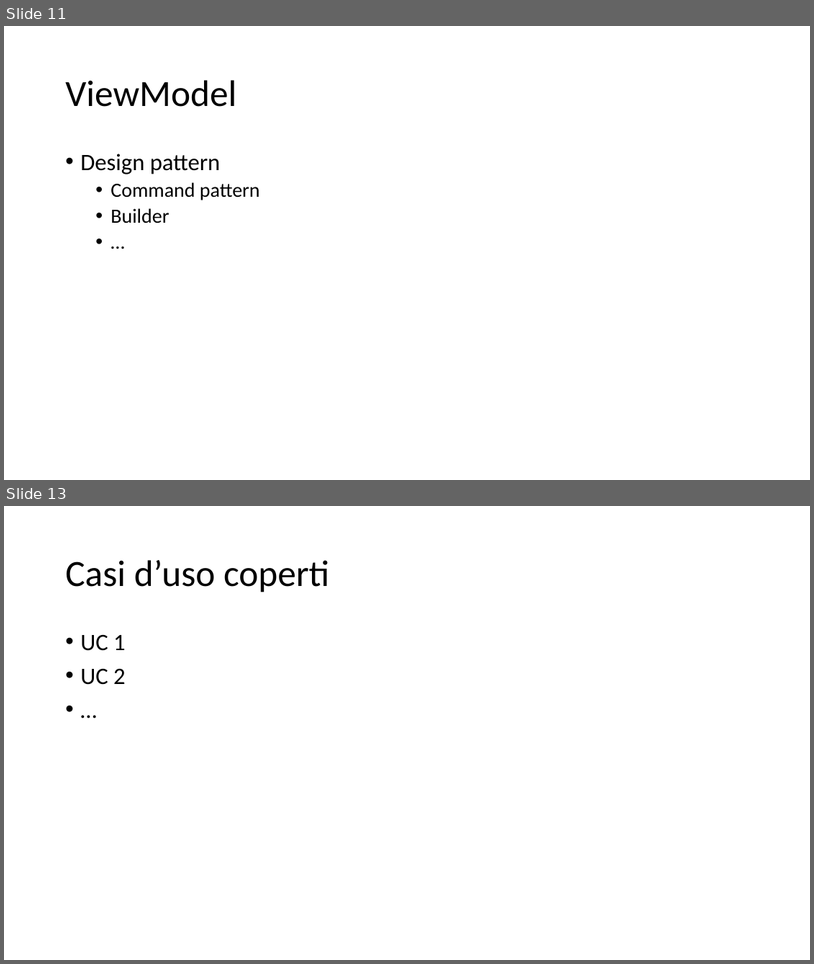
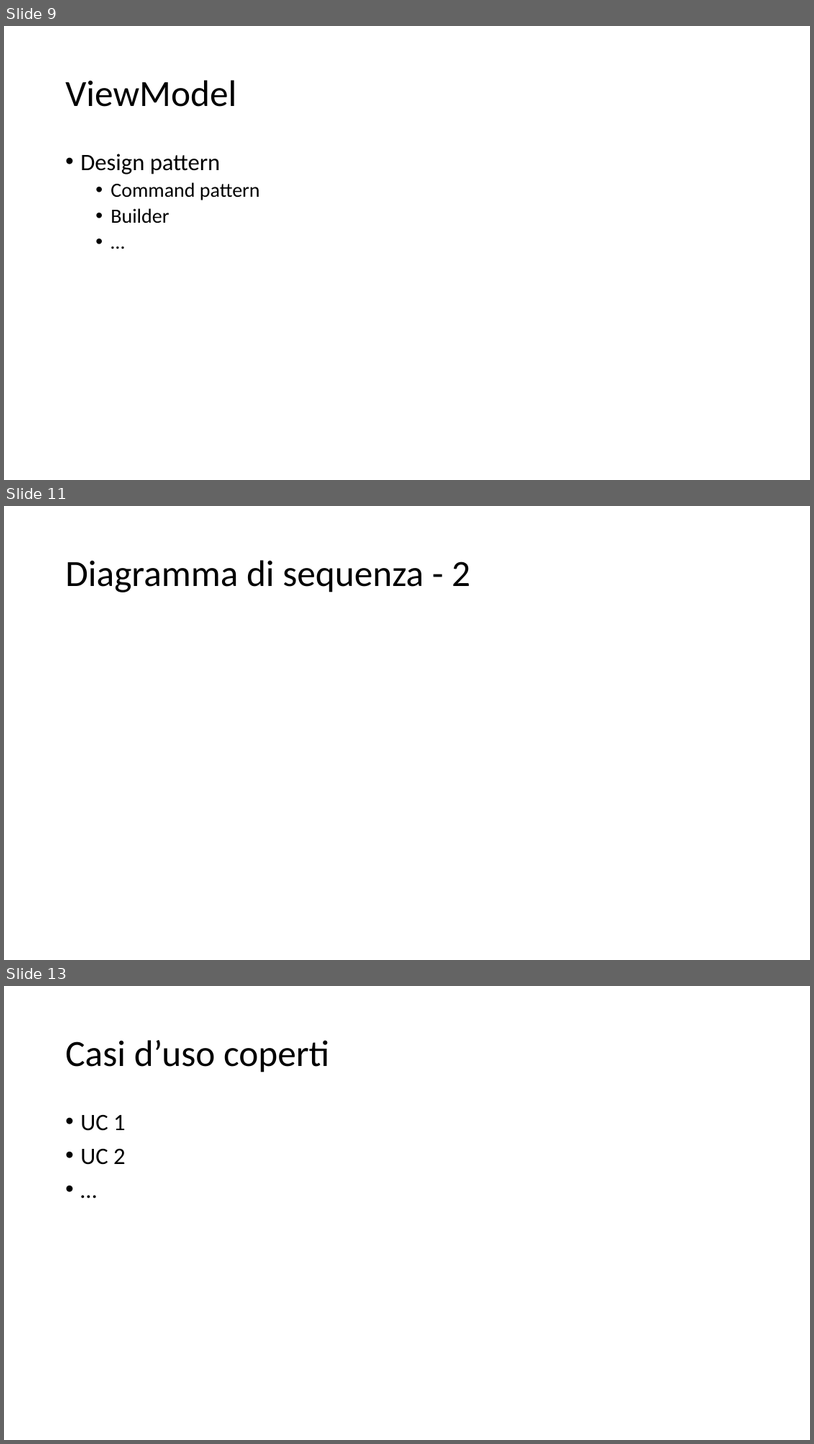
Before and after one commit to Italiaracerx/progettoSWE, a slide deck: Presentazioni/Presentazioni PB/Presentazione PB.pptx. Shown one above the other, each under a label of ours: slides 11 and 13 before the commit, slides 9, 11 and 13 after it; the slides between them are not shown. The pictures are 814x964 and 814x1444 pixels, drawn with LibreOffice and Linux fonts; fonts in the diff are those of the drawing. Boxes give left, top, right and bottom in pixels: in the first picture for what was removed or moved away, otherwise in the second. Text is boxed around its words. In the diff, an @@ line names an element or a change of style, - is before the commit and + after.

```diff
--- a/Presentazioni/Presentazioni PB/Presentazione PB.pptx
+++ b/Presentazioni/Presentazioni PB/Presentazione PB.pptx
@@ slide 11 added at box(4, 506, 810, 960), background #FFFFFF @@
@@ title added at box(65, 560, 471, 592), 44 pt, text #000000 @@
+Diagramma di sequenza - 2
@@ what was slide 11 is now slide 9 @@
```
Also in this commit, not shown: 2 slides changed, 1 other slide added, 2 slides removed.
